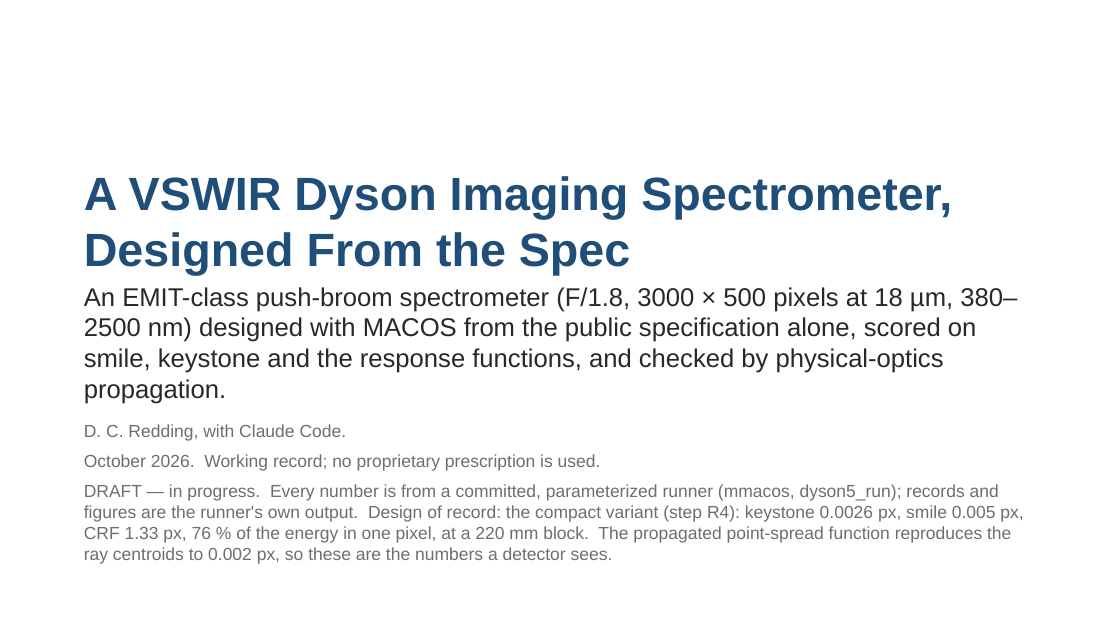
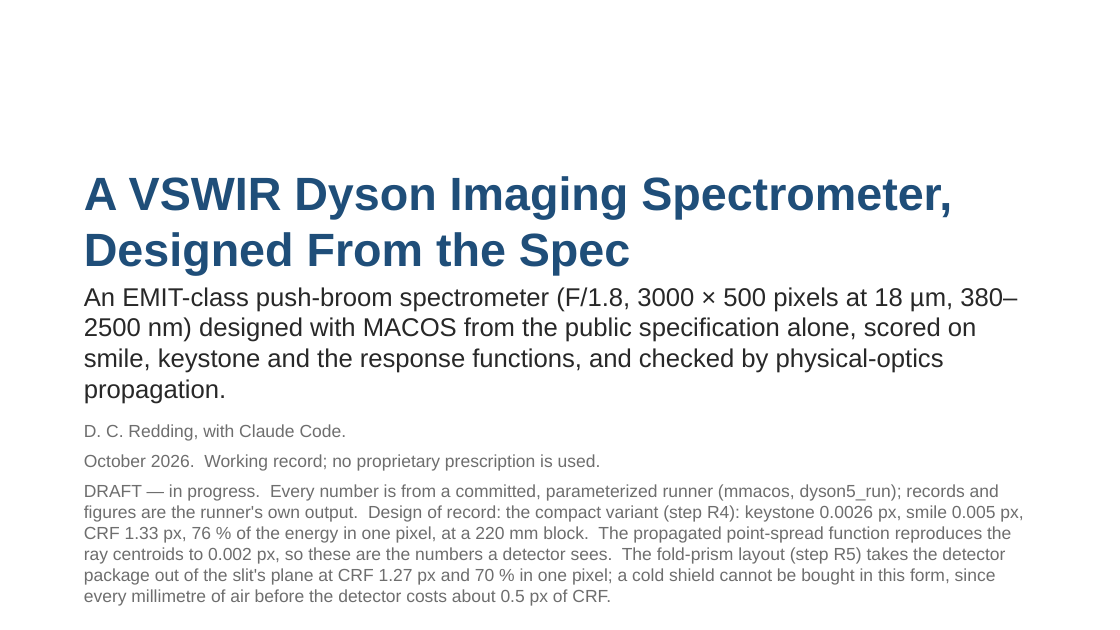
Before and after one commit to nasa-jpl/macos, a slide deck: slide 1 of demo_session/deck_dyson.pptx. Drawn at 1120x630 pixels with LibreOffice and Linux fonts; fonts in the diff are those of the drawing. Boxes give left, top, right and bottom in pixels: in the first picture for what was removed or moved away, otherwise in the second. Text is boxed around its words. In the diff, an @@ line names an element or a change of style, - is before the commit and + after.

```diff
--- a/demo_session/deck_dyson.pptx
+++ b/demo_session/deck_dyson.pptx
@@ text at [84, 484, 1023, 606]: text changed @@
-DRAFT — in progress. Every number is from a committed, parameterized runner (mmacos, dyson5_run); records and figures are the runner's own output. Design of record: the compact variant (step R4): keystone 0.0026 px, smile 0.005 px, CRF 1.33 px, 76 % of the energy in one pixel, at a 220 mm block. The propagated point-spread function reproduces the ray centroids to 0.002 px, so these are the numbers a detector sees.
+DRAFT — in progress. Every number is from a committed, parameterized runner (mmacos, dyson5_run); records and figures are the runner's own output. Design of record: the compact variant (step R4): keystone 0.0026 px, smile 0.005 px, CRF 1.33 px, 76 % of the energy in one pixel, at a 220 mm block. The propagated point-spread function reproduces the ray centroids to 0.002 px, so these are the numbers a detector sees. The fold-prism layout (step R5) takes the detector package out of the slit's plane at CRF 1.27 px and 70 % in one pixel; a cold shield cannot be bought in this form, since every millimetre of air before the detector costs about 0.5 px of CRF.
```
Also in this commit, not shown: 13 other slides changed, 5 slides added, 22 other files.
